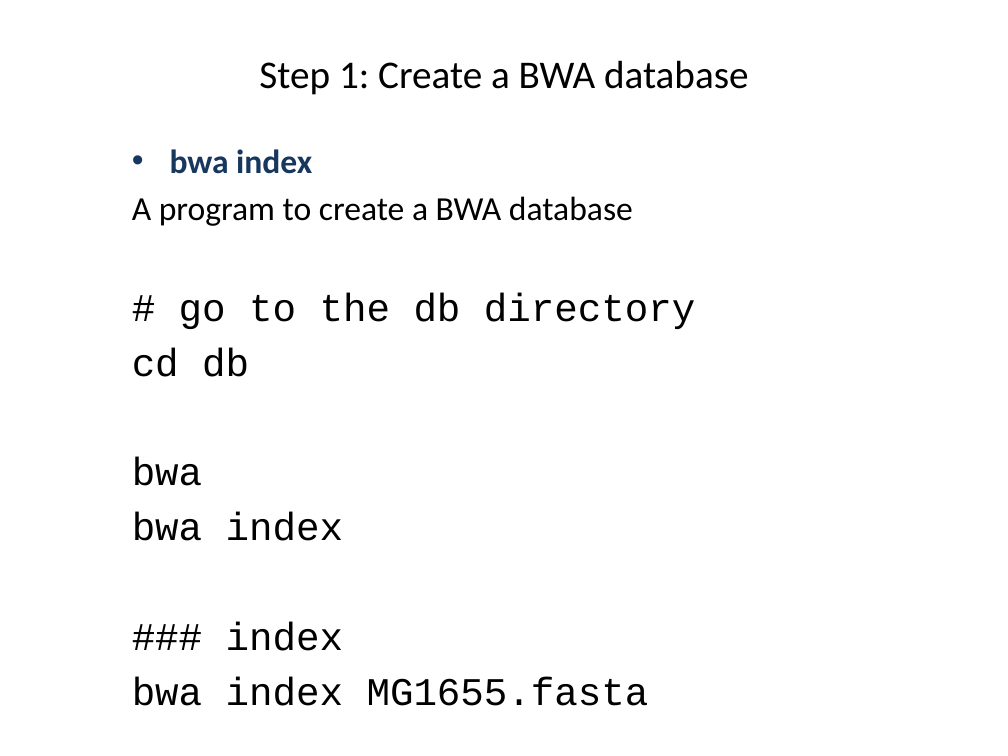
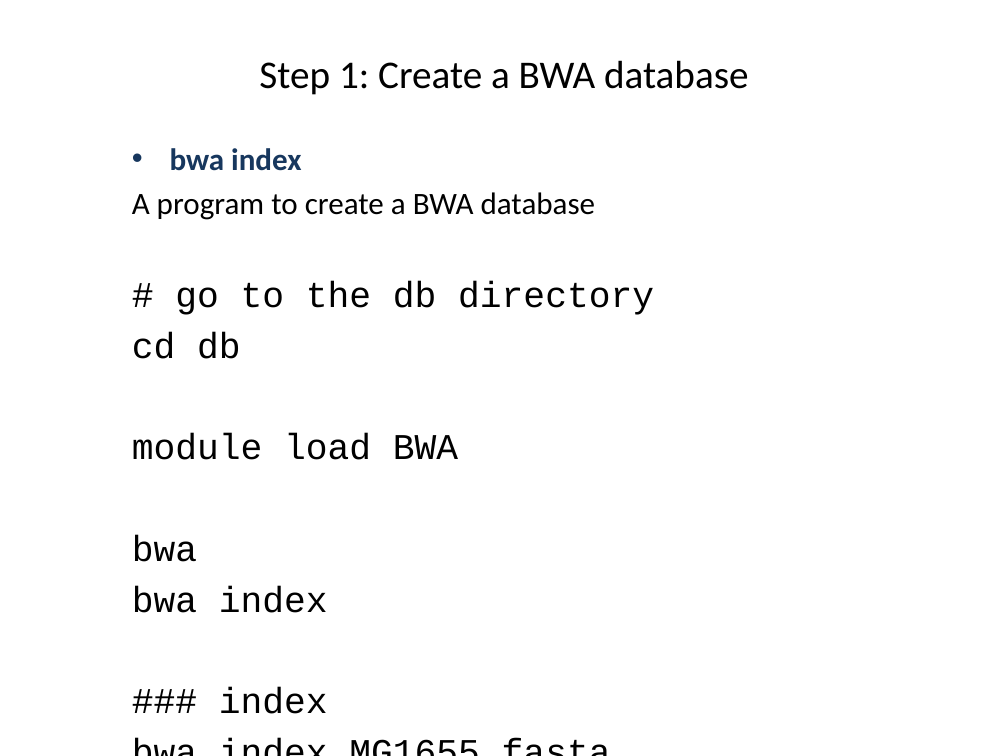
Before and after one commit to liu3zhenlab/teaching, a slide deck: slide 23 of PLPTH813Bioinformatis/2023/labs/lab05_alignment.pptx. Drawn at 1008x756 pixels with LibreOffice and Linux fonts; fonts in the diff are those of the drawing. Boxes give left, top, right and bottom in pixels: in the first picture for what was removed or moved away, otherwise in the second. Text is boxed around its words. In the diff, an @@ line names an element or a change of style, - is before the commit and + after.

```diff
--- a/PLPTH813Bioinformatis/2023/labs/lab05_alignment.pptx
+++ b/PLPTH813Bioinformatis/2023/labs/lab05_alignment.pptx
@@ text at <box>132,148,654,714</box>: size 24 to 22.2 pt in "bwa index", "A program to create a BWA database"; size 28 to 25.9 pt in "# go to the db directory", "cd db", "bwa", "bwa index" and 2 more places @@
@@ text at <box>132,434,458,460</box>: paragraph added @@
+module load BWA
```
Also in this commit, not shown: 1 other slide changed, 3 other files.
